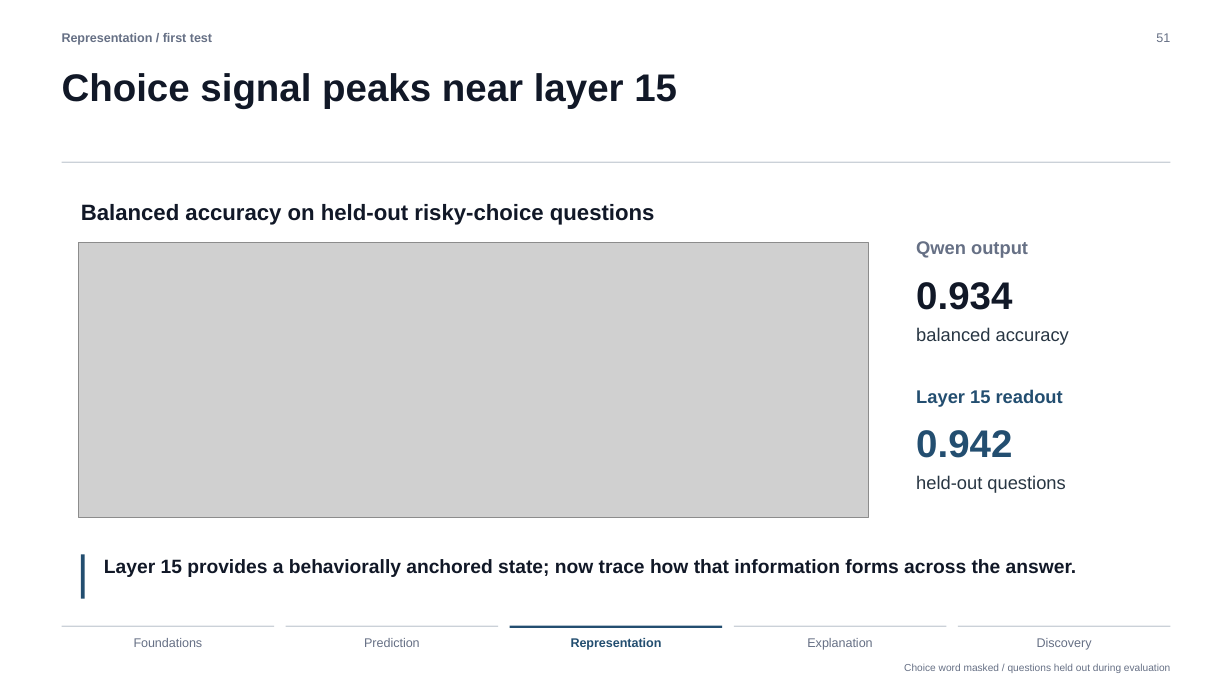
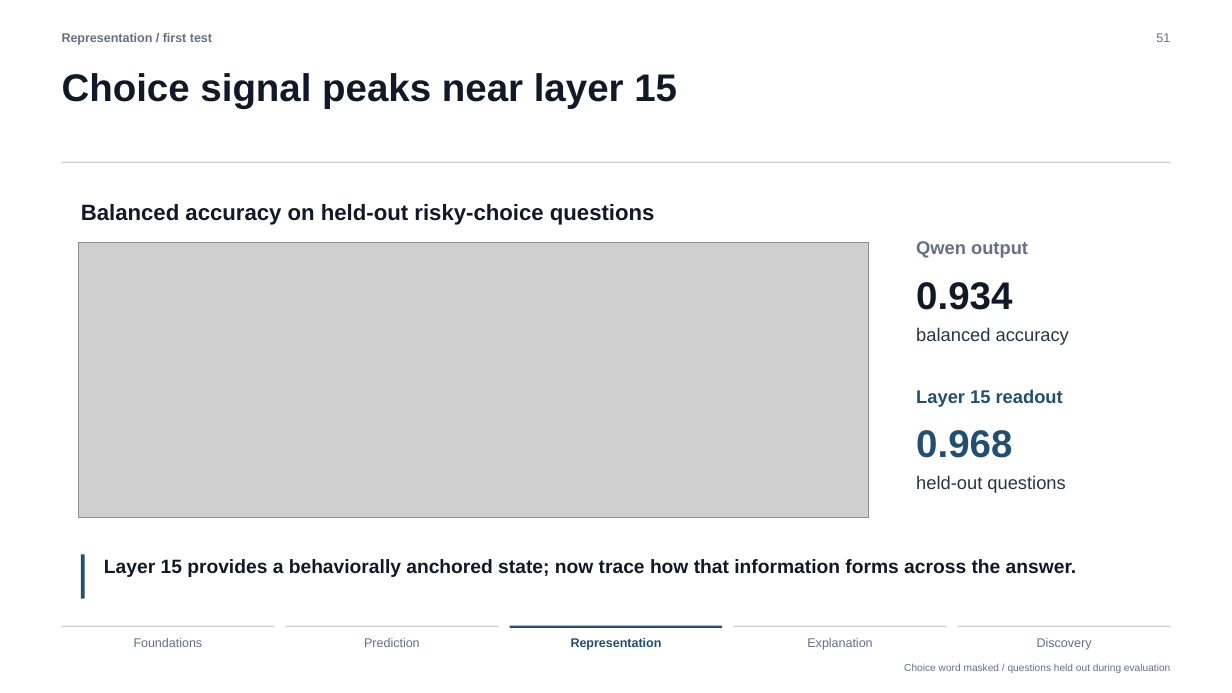
Before and after one commit to xhb120633/LLM_human_decisions, a slide deck: slide 51 of slides/llm_human_decisions_tutorial.pptx. Drawn at 1232x693 pixels with LibreOffice and Linux fonts; fonts in the diff are those of the drawing; grey boxes stand for pictures. Boxes give left, top, right and bottom in pixels: in the first picture for what was removed or moved away, otherwise in the second. Text is boxed around its words. In the diff, an @@ line names an element or a change of style, - is before the commit and + after.

```diff
--- a/slides/llm_human_decisions_tutorial.pptx
+++ b/slides/llm_human_decisions_tutorial.pptx
@@ text at [916,430,1012,458]: text changed @@
-0.942
+0.968
```
Also in this commit, not shown: 2 other files.
